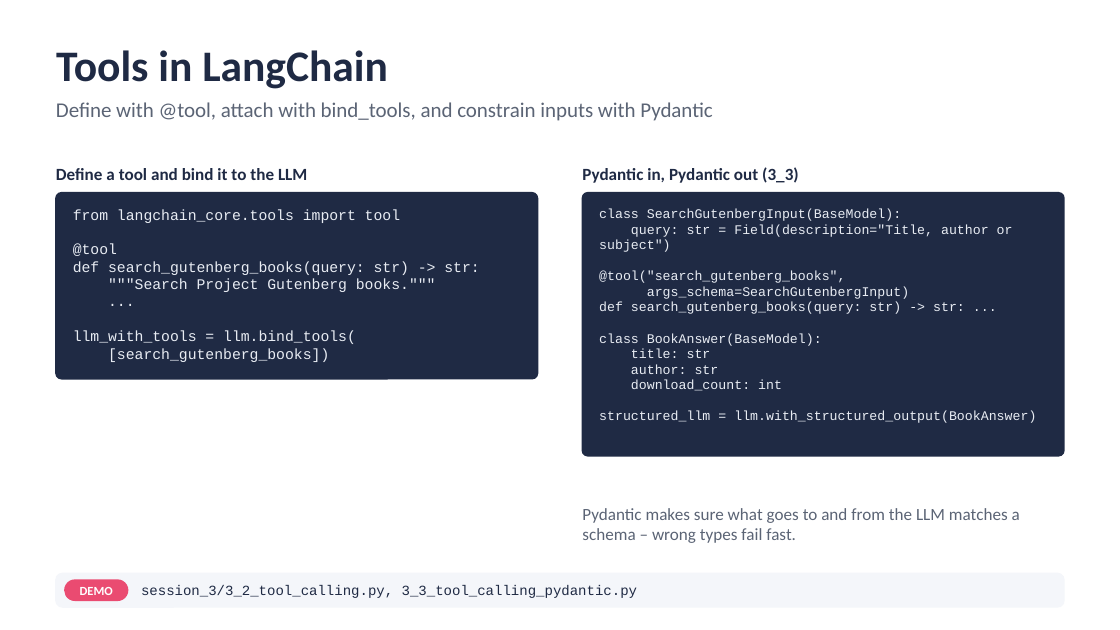
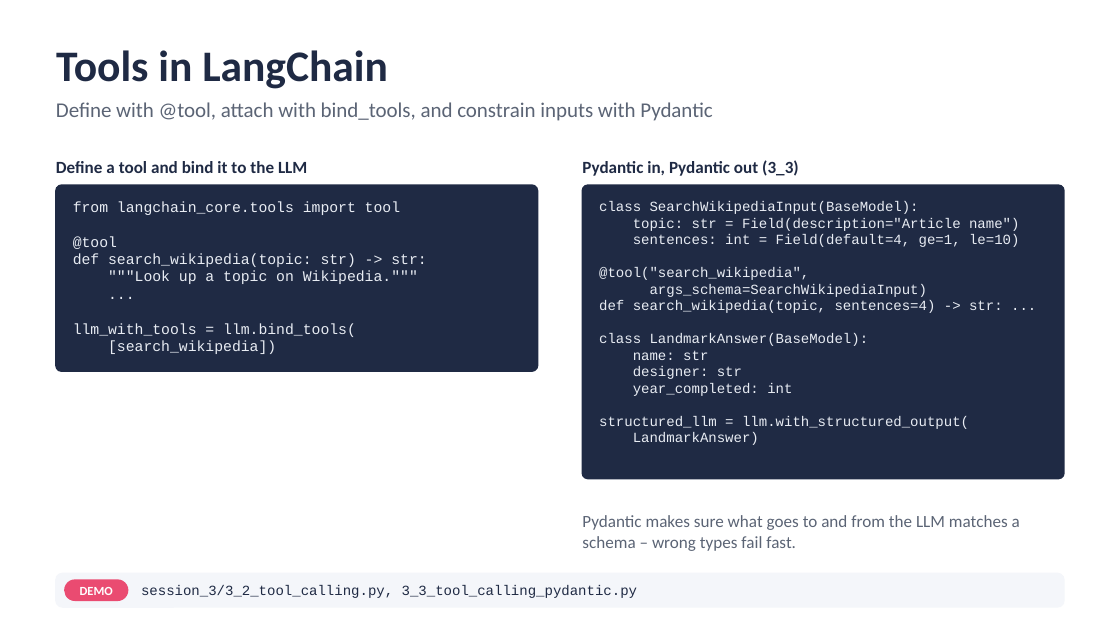
Before and after one commit to atulkahatecdac/agenticai, a slide deck: slide 57 of 16_PGP-Agentic/PGP_Agentic_AI.pptx. Drawn at 1120x630 pixels with LibreOffice and Linux fonts; fonts in the diff are those of the drawing. Boxes give left, top, right and bottom in pixels: in the first picture for what was removed or moved away, otherwise in the second. Text is boxed around its words. In the diff, an @@ line names an element or a change of style, - is before the commit and + after.

```diff
--- a/16_PGP-Agentic/PGP_Agentic_AI.pptx
+++ b/16_PGP-Agentic/PGP_Agentic_AI.pptx
@@ 3 texts, 1 rounded rectangle: place and size @@
-3 texts, 1 rounded rectangle at <box>56,167,799,379</box>
+3 texts, 1 rounded rectangle at <box>56,160,799,371</box>
@@ rounded rectangle: place and size @@
-rounded rectangle at <box>582,193,1064,456</box>
+rounded rectangle at <box>582,185,1064,478</box>
@@ rounded rectangle at <box>582,185,1064,478</box>: proportions changed @@
@@ text at <box>599,201,1019,445</box>: text changed; size 8.5 to 9 pt @@
-class SearchGutenbergInput(BaseModel):
-query: str = Field(description="Title, author or subject")
-@tool("search_gutenberg_books",
-args_schema=SearchGutenbergInput)
-def search_gutenberg_books(query: str) -> str: ...
-class BookAnswer(BaseModel):
-title: str
-author: str
-download_count: int
-structured_llm = llm.with_structured_output(BookAnswer)
+class SearchWikipediaInput(BaseModel):
+topic: str = Field(description="Article name")
+sentences: int = Field(default=4, ge=1, le=10)
+@tool("search_wikipedia",
+args_schema=SearchWikipediaInput)
+def search_wikipedia(topic, sentences=4) -> str: ...
+class LandmarkAnswer(BaseModel):
+name: str
+designer: str
+year_completed: int
+structured_llm = llm.with_structured_output(
+LandmarkAnswer)
@@ text at <box>73,253,426,284</box>: text changed @@
-def search_gutenberg_books(query: str) -> str:
-"""Search Project Gutenberg books."""
+def search_wikipedia(topic: str) -> str:
+"""Look up a topic on Wikipedia."""
@@ text at <box>108,340,276,354</box>: text changed @@
-[search_gutenberg_books])
+[search_wikipedia])
@@ text "Pydantic makes sure what goes ...": place and size @@
-text "Pydantic makes sure what goes ..." at <box>582,508,1020,543</box>
+text "Pydantic makes sure what goes ..." at <box>582,515,1020,551</box>
```
Also in this commit, not shown: 1 other slide changed, 8 other files.
